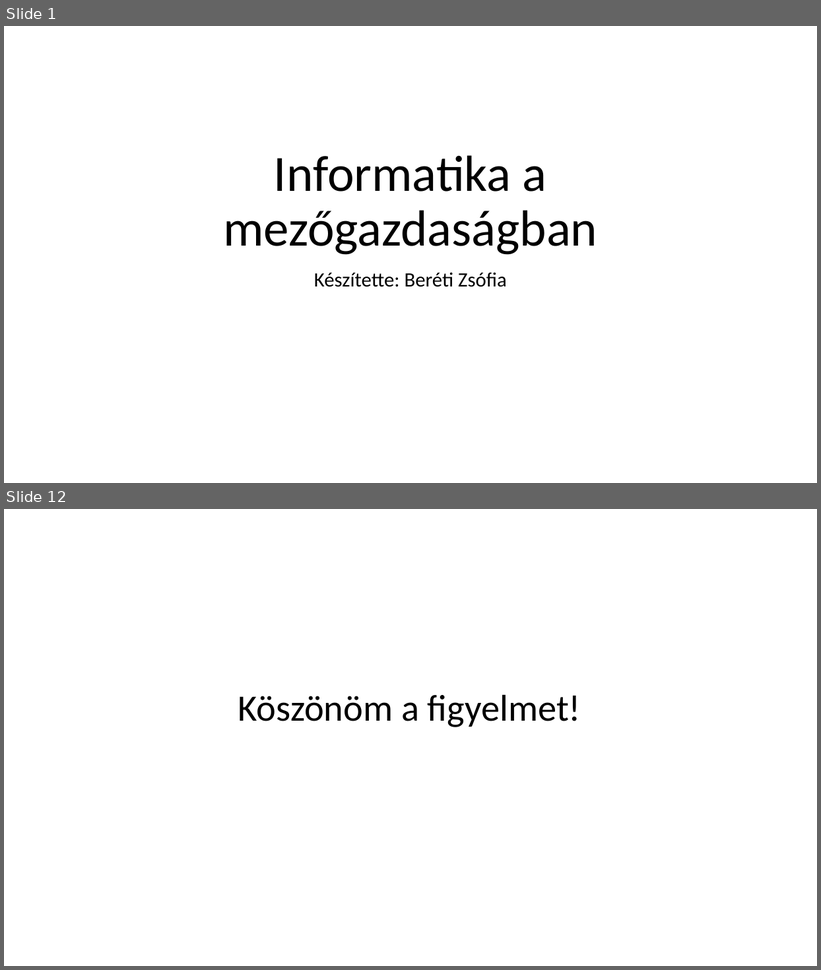
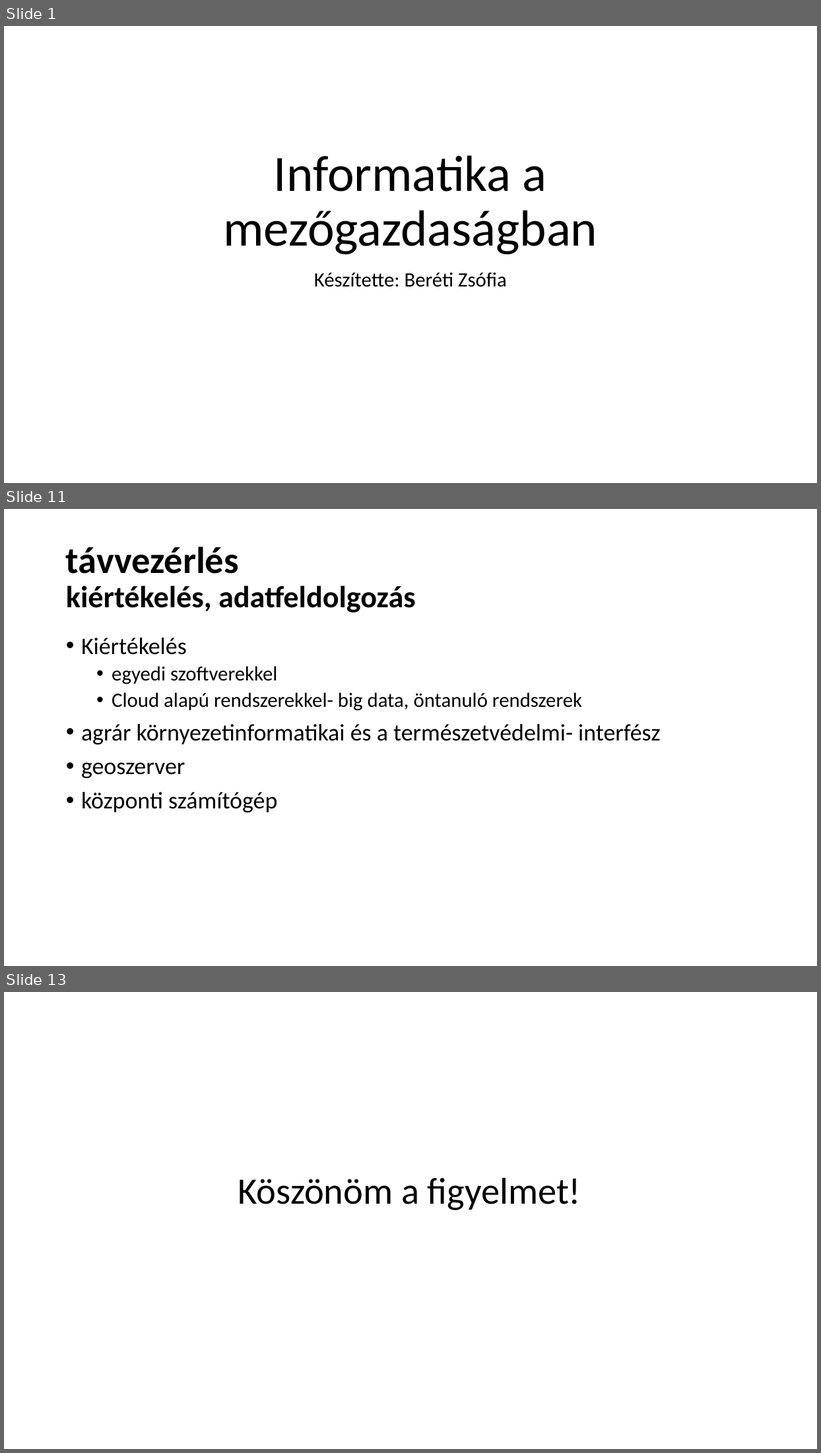
Before and after one commit to dzsofri/paprika, a slide deck: Informatika a mezőgazdaságban.pptx. Shown one above the other, each under a label of ours: slides 1 and 12 before the commit, slides 1, 11 and 13 after it; the slides between them are not shown. The pictures are 821x970 and 821x1453 pixels, drawn with LibreOffice and Linux fonts; fonts in the diff are those of the drawing. Boxes give left, top, right and bottom in pixels: in the first picture for what was removed or moved away, otherwise in the second. Text is boxed around its words. In the diff, an @@ line names an element or a change of style, - is before the commit and + after.

```diff
--- a/Informatika a mezőgazdaságban.pptx
+++ b/Informatika a mezőgazdaságban.pptx
@@ slide 11 added at [4,509,817,966], background #FFFFFF @@
@@ title added at [66,547,416,613], 36 pt, text #000000, bold @@
+távvezérlés
+kiértékelés, adatfeldolgozás
@@ text added at [81,638,661,813], 28 pt, text #000000 @@
+• Kiértékelés
+  • egyedi szoftverekkel
+  • Cloud alapú rendszerekkel- big data, öntanuló rendszerek
+• agrár környezetinformatikai és a természetvédelmi- interfész
+• geoszerver
+• központi számítógép
@@ what was slide 12 is now slide 13 @@
```
Also in this commit, not shown: 4 slides changed, 6 other slides added, 6 slides removed.
